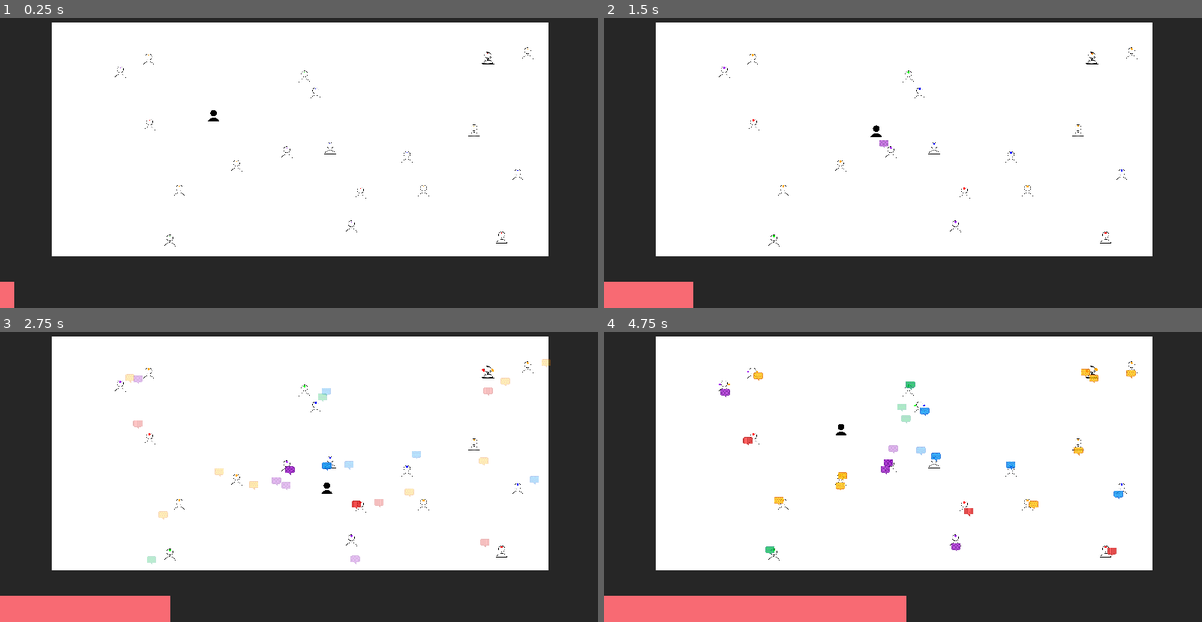
Above: before the commit, frames 1-4 (two rows, left to right).
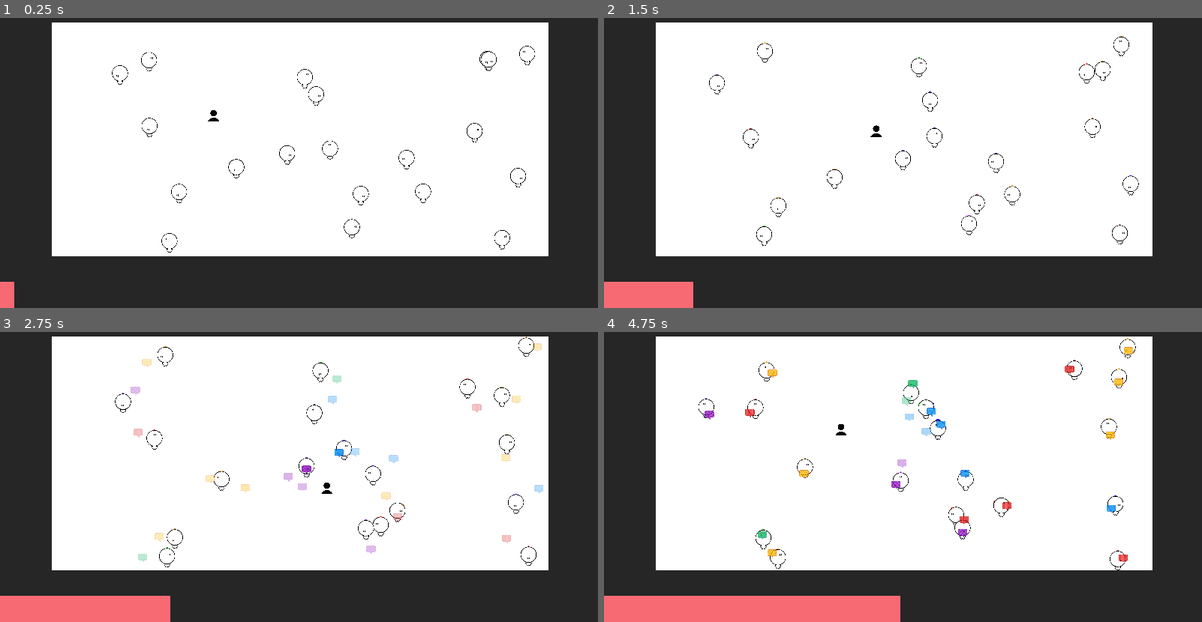
Above: after the commit, the same moments.

Repository: haihala/mankind-knew
Game: Godot game, scene res://world.tscn
The game is run twice, just before and just after one commit, with the same random seed, the same clock (stepped at 60 frames per second) and the same inputs.
Inputs:
- Up to frame 1 (0.25 s): no input
- Up to frame 2 (1.5 s): hold D (move_right) 0.53-1.28 s; hold Space (interact) 0.53-1.28 s; hold S (move_down) from 1.28 s (still down); tap Space (interact) at 1.35 s
- Up to frame 3 (2.75 s): release S (move_down) at 2.03 s; hold D (move_right) from 2.03 s (still down); hold Space (interact) from 2.03 s (still down)
- Up to frame 4 (4.75 s): release D (move_right) at 2.78 s; release Space (interact) at 2.78 s; hold W (move_up) 2.78-3.53 s; tap Space (interact) at 2.85, 4.35 s; hold Space (interact) 3.53-4.28 s; hold A (move_left) from 3.53 s (still down)

The runs differ from the first frame. In frame 1, 0.5% of the frame differs, in the area x 18-90%, y 9-81%; in frame 2, 0.7%; in frame 3, 2.4%, in the area x 19-93%, y 1-82%; in frame 4, 2.3%.

Commit message:
New NPC visual

Diff:
--- a/godot-project/npc.gd
+++ b/godot-project/npc.gd
@@ -5,7 +5,8 @@
 static var colors = [Color.RED, Color.GREEN, Color.BLUE, Color.PURPLE, Color.ORANGE]
 
 @export var projectile_scene: PackedScene
-@export var speed: float = 50
+@export var speed: float = 30
+@export var eyes_offset: float = 7
 @export var max_direction_influence_per_npc: float = 0.2
 var next_direction: Vector2
 var prev_direction: Vector2
@@ -14,6 +15,7 @@
 
 func _ready() -> void:
 	assert(colors.size() == Belief.values().size())
+	$Body.play("default")
 
 	for belief in Belief.values():
 		beliefs[belief] = 0
@@ -68,6 +70,7 @@
 	var phase = $DecisionTimer.time_left / $DecisionTimer.wait_time
 	var direction = phase * prev_direction + (1-phase) * next_direction
 	velocity = direction * speed
+	$Eyes.position = direction.normalized() * eyes_offset
 	move_and_slide()
 
 func add_belief(belief: Belief, amount: float) -> void:
--- a/godot-project/npc.tscn
+++ b/godot-project/npc.tscn
@@ -1,79 +1,177 @@
-[gd_scene load_steps=13 format=3 uid="uid://ddjdvmj3ommdu"]
+[gd_scene load_steps=23 format=3 uid="uid://ddjdvmj3ommdu"]
 
 [ext_resource type="Script" path="res://npc.gd" id="1_f8a8o"]
 [ext_resource type="PackedScene" uid="uid://ddly54cbm84af" path="res://projectile.tscn" id="2_rifn1"]
-[ext_resource type="Texture2D" uid="uid://dsmfh4rp5r5db" path="res://person-hollow.png" id="2_sq8hf"]
 [ext_resource type="Script" path="res://npc_belief_visualizer.gd" id="4_ggpmd"]
+[ext_resource type="Texture2D" uid="uid://dlfvckp1xub78" path="res://walk-1.png" id="5_1qpc0"]
 [ext_resource type="Shader" path="res://npc_belief_visualization.gdshader" id="5_2lq31"]
+[ext_resource type="Texture2D" uid="uid://biw2pe7mtptdj" path="res://walk-2.png" id="6_3r1ct"]
+[ext_resource type="Texture2D" uid="uid://ba3wxfij1bv6p" path="res://head-back.png" id="7_n08ip"]
+[ext_resource type="Texture2D" uid="uid://cywgpxoqroo1y" path="res://head-front.png" id="8_y7txn"]
+[ext_resource type="Texture2D" uid="uid://d4l8cmg46qquc" path="res://eyes.png" id="9_b2x7f"]
 
-[sub_resource type="CircleShape2D" id="CircleShape2D_j8cp6"]
+[sub_resource type="SpriteFrames" id="SpriteFrames_tlt4c"]
+animations = [{
+"frames": [{
+"duration": 1.0,
+"texture": ExtResource("5_1qpc0")
+}, {
+"duration": 2.0,
+"texture": ExtResource("6_3r1ct")
+}],
+"loop": true,
+"name": &"default",
+"speed": 5.0
+}]
 
-[sub_resource type="ShaderMaterial" id="ShaderMaterial_vgb0c"]
+[sub_resource type="ShaderMaterial" id="ShaderMaterial_a78gt"]
 shader = ExtResource("5_2lq31")
 shader_parameter/color = Color(1, 0, 0, 1)
+shader_parameter/padding = 0.448
 
 [sub_resource type="CanvasTexture" id="CanvasTexture_mpo78"]
 
-[sub_resource type="ShaderMaterial" id="ShaderMaterial_8pklu"]
+[sub_resource type="ShaderMaterial" id="ShaderMaterial_plwf0"]
 shader = ExtResource("5_2lq31")
 shader_parameter/color = Color(1, 0, 0, 1)
+shader_parameter/padding = 0.496
 
-[sub_resource type="ShaderMaterial" id="ShaderMaterial_8gu66"]
+[sub_resource type="ShaderMaterial" id="ShaderMaterial_ua1df"]
 shader = ExtResource("5_2lq31")
 shader_parameter/color = Color(1, 0, 0, 1)
+shader_parameter/padding = 0.2
 
-[sub_resource type="ShaderMaterial" id="ShaderMaterial_bng6r"]
+[sub_resource type="ShaderMaterial" id="ShaderMaterial_kkuth"]
 shader = ExtResource("5_2lq31")
 shader_parameter/color = Color(1, 0, 0, 1)
+shader_parameter/padding = 0.2
 
-[sub_resource type="ShaderMaterial" id="ShaderMaterial_0g0s1"]
+[sub_resource type="ShaderMaterial" id="ShaderMaterial_v5uvs"]
 shader = ExtResource("5_2lq31")
 shader_parameter/color = Color(1, 0, 0, 1)
+shader_parameter/padding = 0.2
+
+[sub_resource type="ShaderMaterial" id="ShaderMaterial_4mr5x"]
+shader = ExtResource("5_2lq31")
+shader_parameter/color = Color(1, 0, 0, 1)
+shader_parameter/padding = 0.2
+
+[sub_resource type="ShaderMaterial" id="ShaderMaterial_1jdf0"]
+shader = ExtResource("5_2lq31")
+shader_parameter/color = Color(1, 0, 0, 1)
+shader_parameter/padding = 0.2
+
+[sub_resource type="ShaderMaterial" id="ShaderMaterial_mww58"]
+shader = ExtResource("5_2lq31")
+shader_parameter/color = Color(1, 0, 0, 1)
+shader_parameter/padding = 0.2
+
+[sub_resource type="ShaderMaterial" id="ShaderMaterial_6aumn"]
+shader = ExtResource("5_2lq31")
+shader_parameter/color = Color(1, 0, 0, 1)
+shader_parameter/padding = 0.2
+
+[sub_resource type="ShaderMaterial" id="ShaderMaterial_uxioa"]
+shader = ExtResource("5_2lq31")
+shader_parameter/color = Color(1, 0, 0, 1)
+shader_parameter/padding = 0.2
+
+[sub_resource type="CapsuleShape2D" id="CapsuleShape2D_2teft"]
+radius = 12.0
+height = 36.5
 
 [node name="NPC" type="CharacterBody2D" groups=["npc"]]
 collision_layer = 6
 script = ExtResource("1_f8a8o")
 projectile_scene = ExtResource("2_rifn1")
-speed = 0.0
 
-[node name="CollisionShape2D" type="CollisionShape2D" parent="."]
-shape = SubResource("CircleShape2D_j8cp6")
+[node name="Head-back" type="Sprite2D" parent="."]
+scale = Vector2(0.08, 0.08)
+texture = ExtResource("7_n08ip")
 
-[node name="Person-hollow" type="Sprite2D" parent="."]
-position = Vector2(0, -2)
-scale = Vector2(0.05, 0.05)
-texture = ExtResource("2_sq8hf")
+[node name="Body" type="AnimatedSprite2D" parent="."]
+position = Vector2(0, 16.736)
+scale = Vector2(0.08, 0.08)
+sprite_frames = SubResource("SpriteFrames_tlt4c")
 
 [node name="BeliefVisualizer" type="Node2D" parent="."]
 rotation = 2.61799
 script = ExtResource("4_ggpmd")
-offset = 10.0
+border_darkness = 0.7
+border_thickness = 0.2
+offset = 14.0
+max_size = 30.0
 dead_angle = 2.094
 
-[node name="Belief1" type="Sprite2D" parent="BeliefVisualizer"]
-material = SubResource("ShaderMaterial_vgb0c")
+[node name="Belief1" type="Node2D" parent="BeliefVisualizer"]
+scale = Vector2(21.275, 21.275)
+
+[node name="Core" type="Sprite2D" parent="BeliefVisualizer/Belief1"]
+material = SubResource("ShaderMaterial_a78gt")
 texture = SubResource("CanvasTexture_mpo78")
 
-[node name="Belief2" type="Sprite2D" parent="BeliefVisualizer"]
-material = SubResource("ShaderMaterial_8pklu")
+[node name="Outline" type="Sprite2D" parent="BeliefVisualizer/Belief1"]
+z_index = -1
+material = SubResource("ShaderMaterial_plwf0")
 texture = SubResource("CanvasTexture_mpo78")
 
-[node name="Belief3" type="Sprite2D" parent="BeliefVisualizer"]
-material = SubResource("ShaderMaterial_8gu66")
+[node name="Belief2" type="Node2D" parent="BeliefVisualizer"]
+
+[node name="Core" type="Sprite2D" parent="BeliefVisualizer/Belief2"]
+material = SubResource("ShaderMaterial_ua1df")
 texture = SubResource("CanvasTexture_mpo78")
 
-[node name="Belief4" type="Sprite2D" parent="BeliefVisualizer"]
-material = SubResource("ShaderMaterial_bng6r")
+[node name="Outline" type="Sprite2D" parent="BeliefVisualizer/Belief2"]
+z_index = -1
+material = SubResource("ShaderMaterial_kkuth")
 texture = SubResource("CanvasTexture_mpo78")
 
-[node name="Belief5" type="Sprite2D" parent="BeliefVisualizer"]
-material = SubResource("ShaderMaterial_0g0s1")
+[node name="Belief3" type="Node2D" parent="BeliefVisualizer"]
+
+[node name="Core" type="Sprite2D" parent="BeliefVisualizer/Belief3"]
+material = SubResource("ShaderMaterial_v5uvs")
+texture = SubResource("CanvasTexture_mpo78")
+
+[node name="Outline" type="Sprite2D" parent="BeliefVisualizer/Belief3"]
+z_index = -1
+material = SubResource("ShaderMaterial_4mr5x")
+texture = SubResource("CanvasTexture_mpo78")
+
+[node name="Belief4" type="Node2D" parent="BeliefVisualizer"]
+
+[node name="Core" type="Sprite2D" parent="BeliefVisualizer/Belief4"]
+material = SubResource("ShaderMaterial_1jdf0")
+texture = SubResource("CanvasTexture_mpo78")
+
+[node name="Outline" type="Sprite2D" parent="BeliefVisualizer/Belief4"]
+z_index = -1
+material = SubResource("ShaderMaterial_mww58")
+texture = SubResource("CanvasTexture_mpo78")
+
+[node name="Belief5" type="Node2D" parent="BeliefVisualizer"]
+
+[node name="Core" type="Sprite2D" parent="BeliefVisualizer/Belief5"]
+material = SubResource("ShaderMaterial_6aumn")
+texture = SubResource("CanvasTexture_mpo78")
+
+[node name="Outline" type="Sprite2D" parent="BeliefVisualizer/Belief5"]
+z_index = -1
+material = SubResource("ShaderMaterial_uxioa")
 texture = SubResource("CanvasTexture_mpo78")
 
 [node name="SmoothTimer" type="Timer" parent="BeliefVisualizer"]
 wait_time = 0.5
 one_shot = true
 autostart = true
+
+[node name="Head-front" type="Sprite2D" parent="."]
+z_index = 10
+scale = Vector2(0.08, 0.08)
+texture = ExtResource("8_y7txn")
+
+[node name="CollisionShape2D" type="CollisionShape2D" parent="."]
+position = Vector2(0, 2.75)
+shape = SubResource("CapsuleShape2D_2teft")
 
 [node name="DecisionTimer" type="Timer" parent="."]
 autostart = true
@@ -82,5 +180,10 @@
 wait_time = 2.0
 autostart = true
 
+[node name="Eyes" type="Sprite2D" parent="."]
+z_index = 15
+scale = Vector2(0.08, 0.08)
+texture = ExtResource("9_b2x7f")
+
 [connection signal="timeout" from="DecisionTimer" to="." method="update_decisions"]
 [connection signal="timeout" from="ShotTimer" to="." method="shoot"]
--- a/godot-project/npc_belief_visualization.gdshader
+++ b/godot-project/npc_belief_visualization.gdshader
@@ -1,10 +1,11 @@
 shader_type canvas_item;
 
 uniform vec4 color : source_color;
+uniform float padding = 0.2;
 
 void fragment() {
 	vec2 centered = 2.0*(UV - vec2(0.5));
-	if (length(centered) < 1.0) {
+	if (length(centered) < 1.0 - padding) {
 		COLOR = color;
 	} else {
 		COLOR.a = 0.0;
--- a/godot-project/npc_belief_visualizer.gd
+++ b/godot-project/npc_belief_visualizer.gd
@@ -1,5 +1,7 @@
 extends Node2D
 
+@export_range(0, 1) var border_darkness: float
+@export_range(0, 1) var border_thickness: float
 @export_range(0, 100) var offset: float
 @export_range(0, 30) var max_size: float = 20
 @export_range(0, 2*PI) var dead_angle: float
@@ -10,9 +12,15 @@
 
 @onready var total_angle = (2*PI)-dead_angle
 
+var children_setup = false
+
 func _process(_delta: float) -> void:
 	if get_parent().beliefs != target:
 		retarget()
+
+	if not children_setup:
+		color_beliefs()
+		children_setup = true
 
 	update_visual()
 
@@ -39,6 +47,16 @@
 
 		var child = get_child(belief)
 		child.position = Vector2.from_angle(angle + width / 2) * offset
-		child.material.set_shader_parameter("color", NPC.colors[belief])
 		child.scale = Vector2(val*max_size, val*max_size)
+
 		angle += width
+
+func color_beliefs() -> void:
+	for belief in NPC.Belief.values():
+		var child = get_child(belief)
+		var core = child.get_node("./Core").material
+		core.set_shader_parameter("color", NPC.colors[belief])
+		core.set_shader_parameter("padding", border_thickness)
+		var outline = child.get_node("./Outline").material
+		outline.set_shader_parameter("color", border_darkness * NPC.colors[belief])
+		outline.set_shader_parameter("padding", 0)
--- a/godot-project/projectile.tscn
+++ b/godot-project/projectile.tscn
@@ -25,6 +25,7 @@
 shape = SubResource("CircleShape2D_ed0ho")
 
 [node name="Sprite" type="Sprite2D" parent="."]
+z_index = 20
 position = Vector2(0, 1.5)
 scale = Vector2(0.08, 0.08)
 texture = ExtResource("4_gmjl6")
Binary file added: godot-project/eyes.png
Not shown, added: godot-project/eyes.png.import
Binary file added: godot-project/head-back.png
Not shown, added: godot-project/head-back.png.import
Binary file added: godot-project/head-front.png
Not shown, added: godot-project/head-front.png.import
Binary file added: godot-project/npc-example.png
Not shown, added: godot-project/npc-example.png.import
Binary file added: godot-project/walk-1.png
Not shown, added: godot-project/walk-1.png.import
Binary file added: godot-project/walk-2.png
Not shown, added: godot-project/walk-2.png.import
